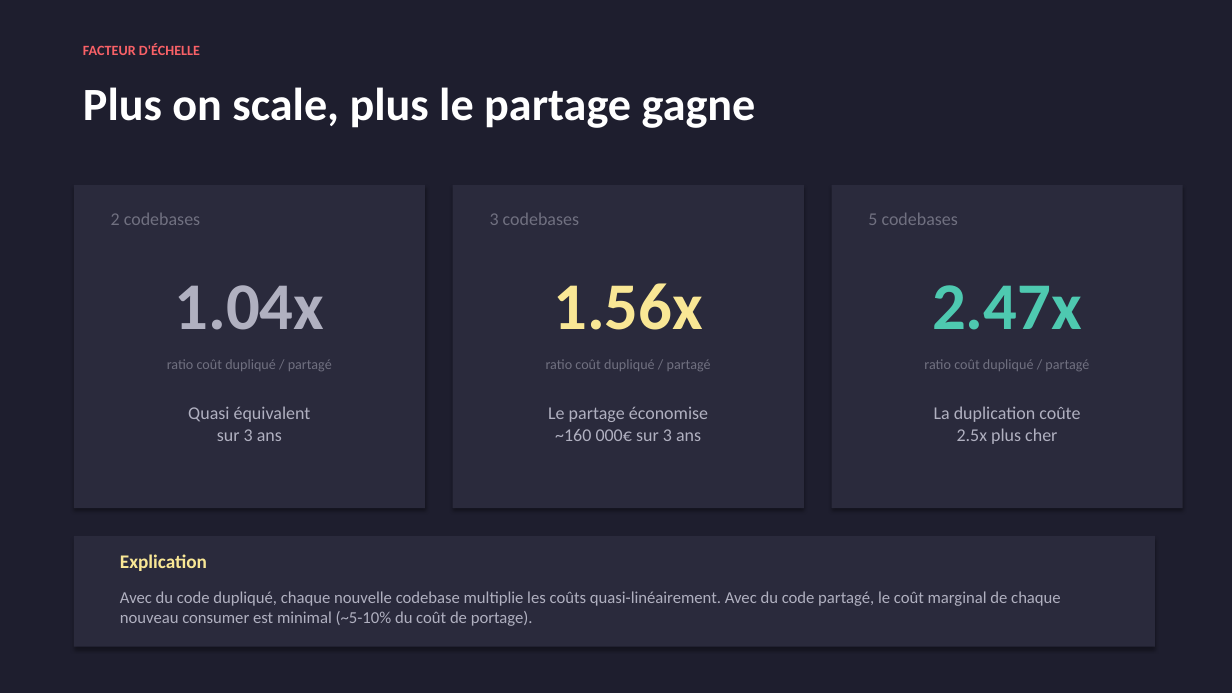
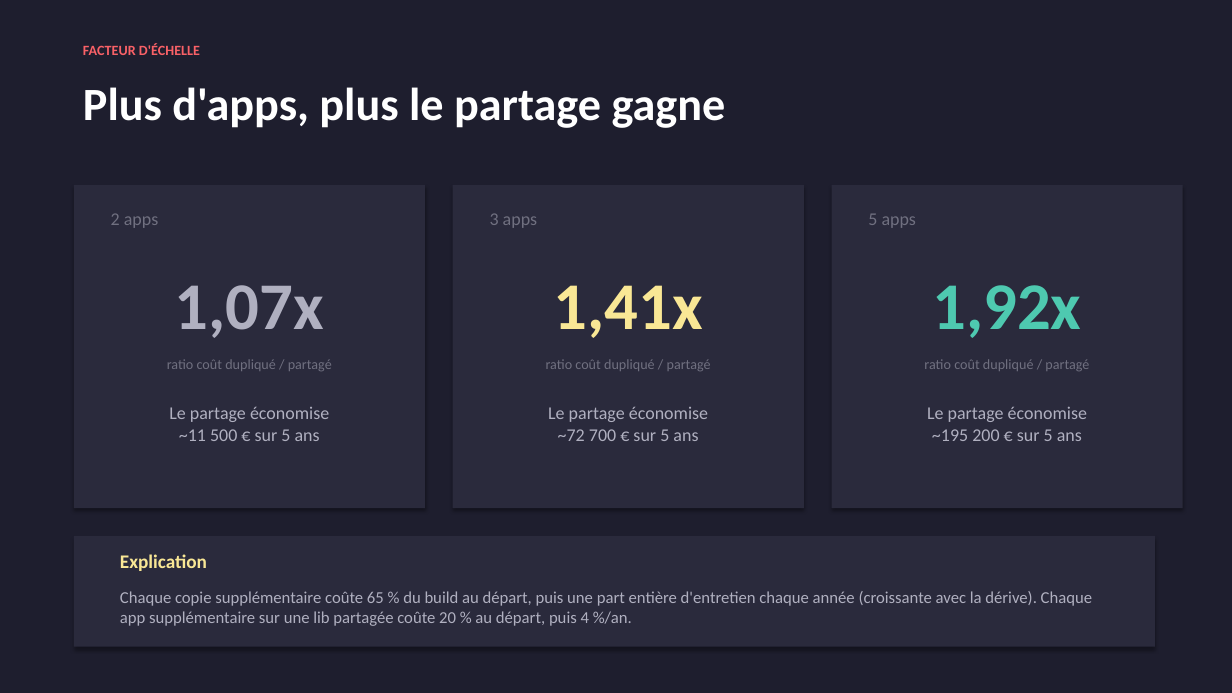
Before and after one commit to xeewi/noMigrationCost, a slide deck: slide 8 of docs/FR/Cout-Feature-Partage-vs-Duplication.pptx. Drawn at 1232x693 pixels with LibreOffice and Linux fonts; fonts in the diff are those of the drawing. Boxes give left, top, right and bottom in pixels: in the first picture for what was removed or moved away, otherwise in the second. Text is boxed around its words. In the diff, an @@ line names an element or a change of style, - is before the commit and + after.

```diff
--- a/docs/FR/Cout-Feature-Partage-vs-Duplication.pptx
+++ b/docs/FR/Cout-Feature-Partage-vs-Duplication.pptx
@@ text at [83,87,726,128]: text changed @@
-Plus on scale, plus le partage gagne
+Plus d'apps, plus le partage gagne
@@ text at [111,213,158,228]: text changed @@
-2 codebases
+2 apps
@@ text at [490,213,537,228]: text changed @@
-3 codebases
+3 apps
@@ text at [868,214,916,228]: text changed @@
-5 codebases
+5 apps
@@ text at [175,285,324,338]: text changed @@
-1.04x
+1,07x
@@ text at [554,285,703,338]: text changed @@
-1.56x
+1,41x
@@ text at [933,285,1082,338]: text changed @@
-2.47x
+1,92x
@@ text at [169,407,329,441]: text changed @@
-Quasi équivalent
-sur 3 ans
+Le partage économise
+~11 500 € sur 5 ans
@@ text at [548,407,708,441]: text changed @@
-Le partage économise
-~160 000€ sur 3 ans
+Le partage économise
+~72 700 € sur 5 ans
@@ text at [927,407,1087,441]: text changed @@
-La duplication coûte
-2.5x plus cher
+Le partage économise
+~195 200 € sur 5 ans
@@ text at [120,591,1092,626]: text changed @@
-Avec du code dupliqué, chaque nouvelle codebase multiplie les coûts quasi-linéairement. Avec du code partagé, le coût marginal de chaque nouveau consumer est minimal (~5-10% du coût de portage).
+Chaque copie supplémentaire coûte 65 % du build au départ, puis une part entière d'entretien chaque année (croissante avec la dérive). Chaque app supplémentaire sur une lib partagée coûte 20 % au départ, puis 4 %/an.
```
Also in this commit, not shown: 9 other slides changed, 2 slides added, 2 slides removed, 4 other files.
